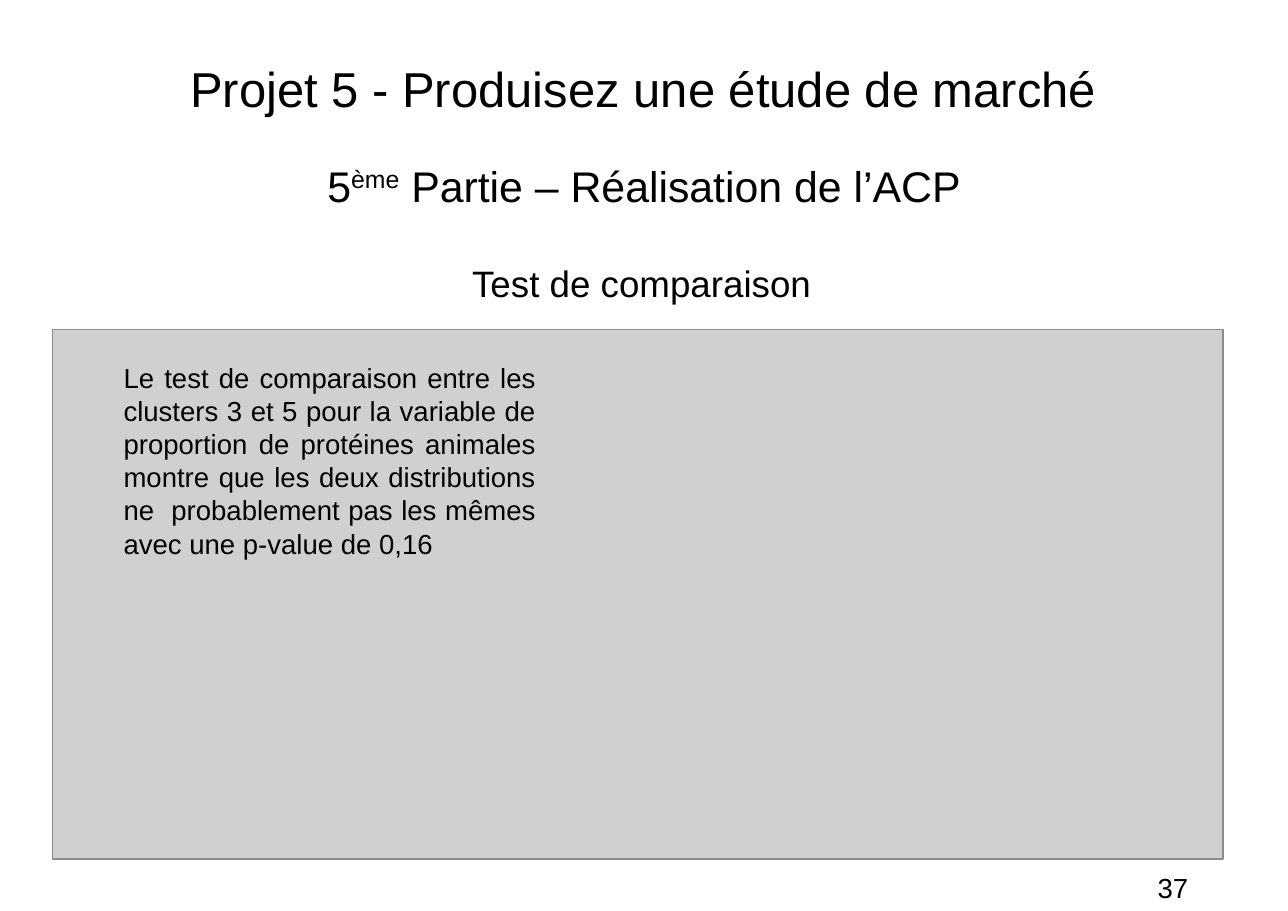
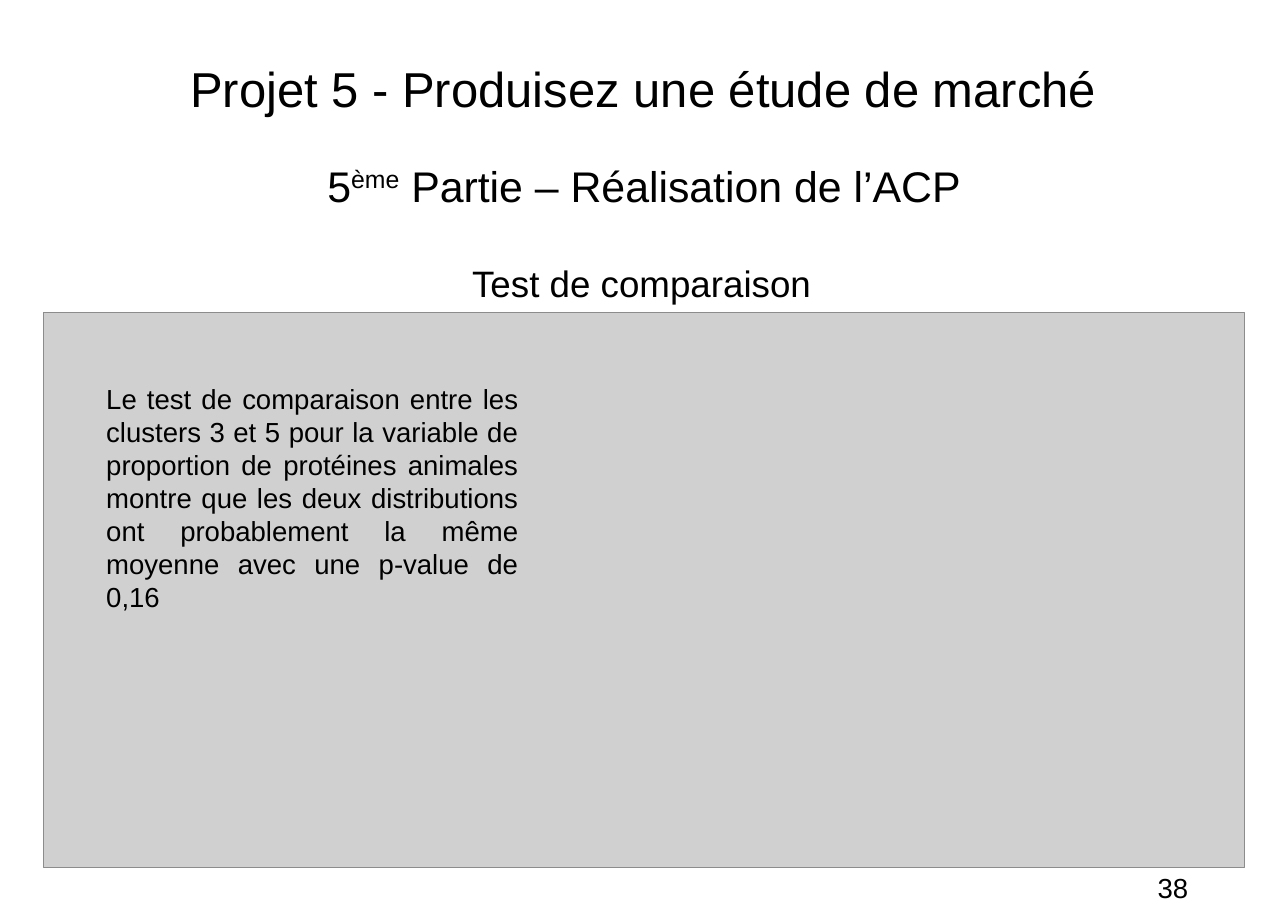
Before and after one commit to FranckDELRUE/FranckDELRUE-OCR-Project-5-DAn-Python, a slide deck: slide 38 of P5_04_Presentation.odp (slide 37 before the commit). Drawn at 1288x911 pixels with LibreOffice and Linux fonts; fonts in the diff are those of the drawing; grey boxes stand for pictures. Boxes give left, top, right and bottom in pixels: in the first picture for what was removed or moved away, otherwise in the second. Text is boxed around its words. In the diff, an @@ line names an element or a change of style, - is before the commit and + after.

```diff
--- a/P5_04_Presentation.odp
+++ b/P5_04_Presentation.odp
@@ picture resized from (x1=52, y1=329, x2=1223, y2=858) to (x1=43, y1=312, x2=1245, y2=867) @@
@@ text at (x1=106, y1=389, x2=519, y2=611): text changed @@
-Le test de comparaison entre les clusters 3 et 5 pour la variable de proportion de protéines animales montre que les deux distributions ne probablement pas les mêmes avec une p-value de 0,16
+Le test de comparaison entre les clusters 3 et 5 pour la variable de proportion de protéines animales montre que les deux distributions ont probablement la même moyenne avec une p-value de 0,16
@@ page number at (x1=1158, y1=878, x2=1189, y2=899): text changed @@
-37
+38
```
Also in this commit, not shown: 2 other slides changed, 2 slides added, 16 other files.
